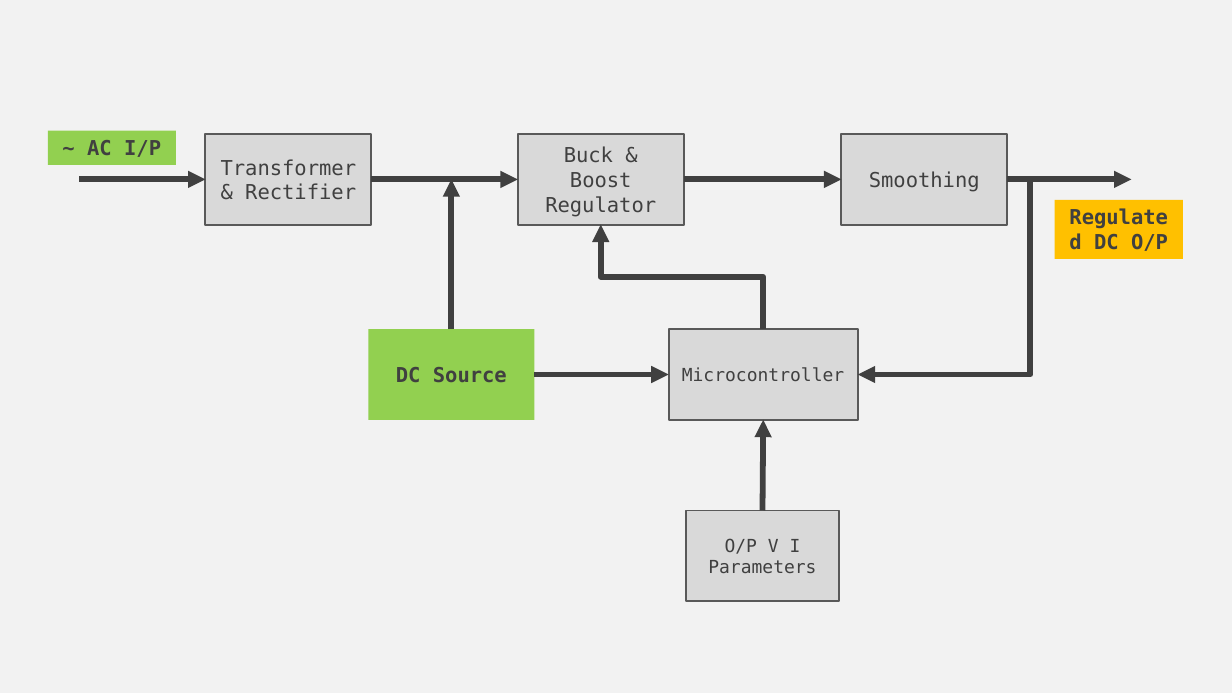
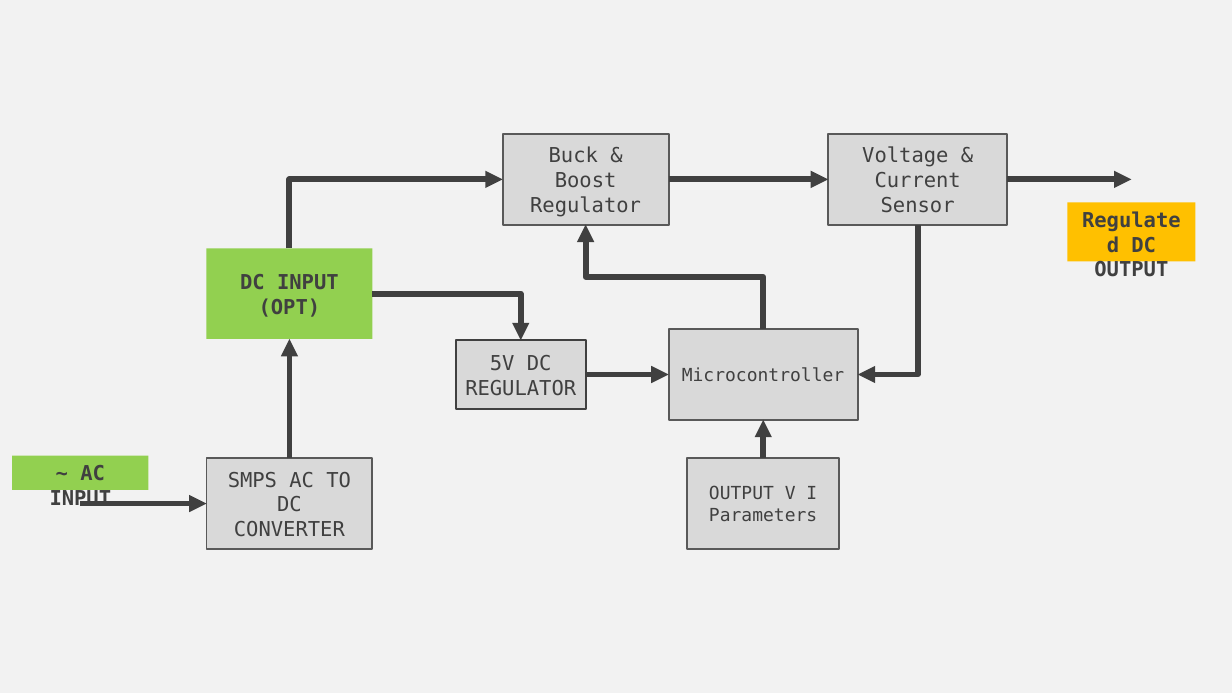
Before and after one commit to rithviknishad/auxpis-bps, a slide deck: slide 4 of docs/presentation.pptx. Drawn at 1232x693 pixels with LibreOffice and Linux fonts; fonts in the diff are those of the drawing. Boxes give left, top, right and bottom in pixels: in the first picture for what was removed or moved away, otherwise in the second. Text is boxed around its words. In the diff, an @@ line names an element or a change of style, - is before the commit and + after.

```diff
--- a/docs/presentation.pptx
+++ b/docs/presentation.pptx
@@ rectangle removed at bbox=[205, 134, 372, 225] @@
-Transformer
-& Rectifier
@@ rectangle "Buck & Boost Regulator": place and size @@
-rectangle "Buck & Boost Regulator" at bbox=[518, 134, 684, 225]
+rectangle "Buck & Boost Regulator" at bbox=[503, 134, 669, 225]
@@ rectangle "Voltage & Current Sensor": place and size @@
-rectangle "Voltage & Current Sensor" at bbox=[842, 134, 1008, 225]
+rectangle "Voltage & Current Sensor" at bbox=[828, 134, 1007, 225]
@@ text in rectangle at bbox=[862, 146, 961, 213]: text changed @@
-Smoothing
+Voltage & Current Sensor
@@ elbow arrow added from (289, 249) to (503, 179), #404040 4.5 pt @@
@@ arrow removed from (372, 179) to (518, 179) @@
@@ arrow moved from (684, 179) - (842, 179) to (669, 179) - (828, 179) @@
@@ rectangle "Regulated DC OUTPUT": place and size @@
-rectangle "Regulated DC OUTPUT" at bbox=[1055, 200, 1184, 259]
+rectangle "Regulated DC OUTPUT" at bbox=[1067, 202, 1196, 262]
@@ elbow arrow moved from (763, 329) - (601, 225) to (763, 329) - (586, 225) @@
@@ elbow arrow moved from (1007, 179) - (858, 374) to (918, 225) - (858, 374) @@
@@ text in rectangle at bbox=[1094, 237, 1168, 277]: text changed @@
-Regulated DC O/P
+Regulated DC OUTPUT
@@ rectangle "DC INPUT (OPT)": place and size @@
-rectangle "DC INPUT (OPT)" at bbox=[369, 329, 535, 420]
+rectangle "DC INPUT (OPT)" at bbox=[206, 249, 372, 339]
@@ text in rectangle at bbox=[240, 274, 339, 317]: text changed @@
-DC Source
+DC INPUT (OPT)
@@ elbow arrow added from (372, 294) to (521, 340), #404040 4.5 pt @@
@@ arrow moved from (452, 329) - (452, 179) to (289, 458) - (289, 339) @@
@@ rectangle added at bbox=[456, 340, 585, 409], fill #D9D9D9, outline #404040 1.5 pt, 16 pt, text #404040 @@
+5V DC REGULATOR
@@ arrow moved from (534, 374) - (669, 374) to (586, 374) - (669, 374) @@
@@ arrow moved from (762, 511) - (763, 420) to (763, 458) - (763, 420) @@
@@ rectangle "~ AC INPUT": place and size @@
-rectangle "~ AC INPUT" at bbox=[48, 131, 177, 165]
+rectangle "~ AC INPUT" at bbox=[12, 456, 149, 490]
@@ text in rectangle at bbox=[50, 465, 112, 510]: text changed @@
-~ AC I/P
+~ AC INPUT
@@ rectangle added at bbox=[206, 458, 372, 549], fill #D9D9D9, outline #595959 1.5 pt, 16 pt, text #404040 @@
+SMPS AC TO DC CONVERTER
@@ rectangle "OUTPUT V I Parameters": place and size @@
-rectangle "OUTPUT V I Parameters" at bbox=[687, 511, 839, 602]
+rectangle "OUTPUT V I Parameters" at bbox=[687, 458, 839, 549]
@@ arrow moved from (79, 179) - (205, 179) to (80, 504) - (206, 504) @@
@@ text in rectangle at bbox=[709, 485, 817, 521]: text changed @@
-O/P V I Parameters
+OUTPUT V I Parameters
```
Also in this commit, not shown: 5 other files.
